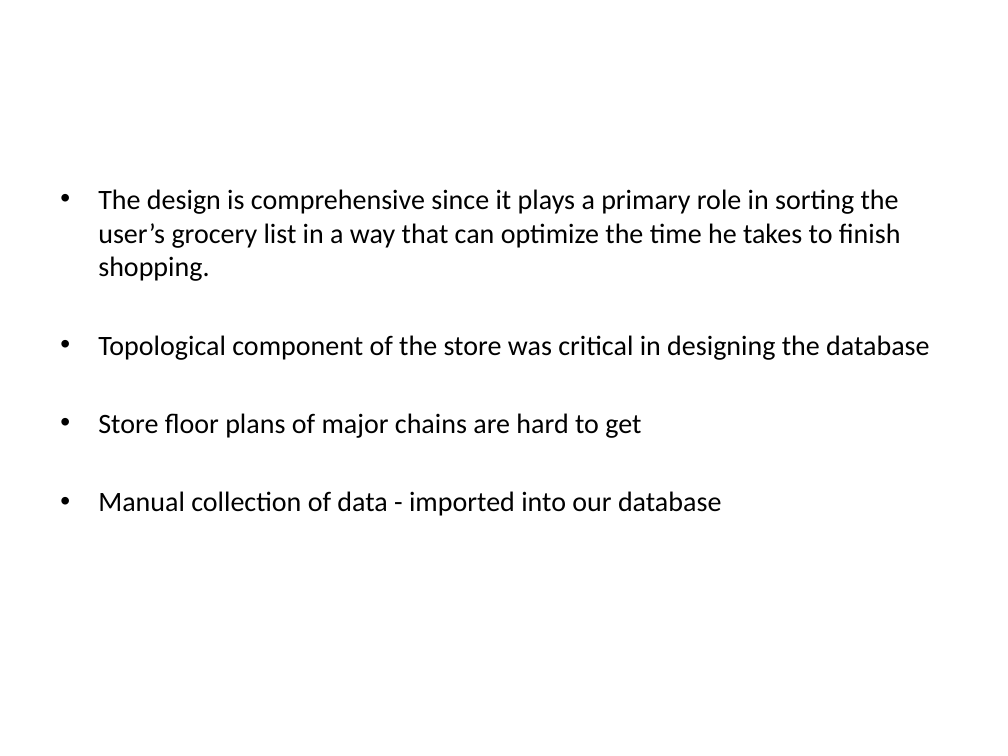
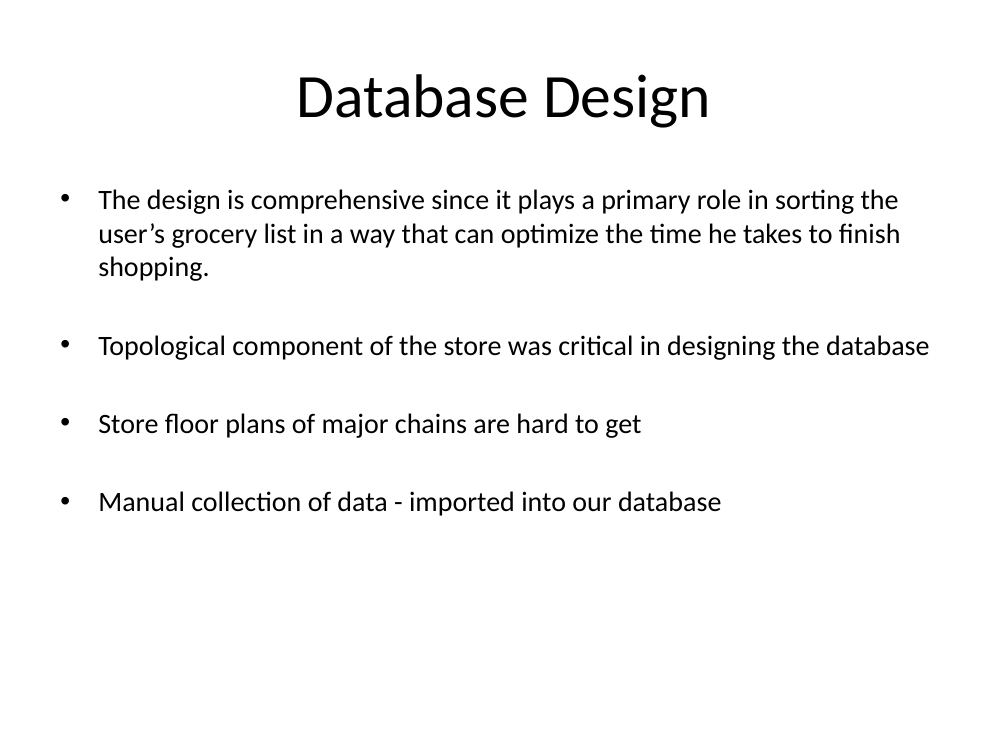
Before and after one commit to samuelbritt/QuickShop, a slide deck: slide 18 of QuickShop_DEMO.pptx (slide 7 before the commit). Drawn at 1008x756 pixels with LibreOffice and Linux fonts; fonts in the diff are those of the drawing. Boxes give left, top, right and bottom in pixels: in the first picture for what was removed or moved away, otherwise in the second. Text is boxed around its words. In the diff, an @@ line names an element or a change of style, - is before the commit and + after.

```diff
--- a/QuickShop_DEMO.pptx
+++ b/QuickShop_DEMO.pptx
@@ title added at (296,74,711,128), 44 pt, text #000000 @@
+Database Design
```
Also in this commit, not shown: 8 other slides changed, 2 slides added, 1 other file.
